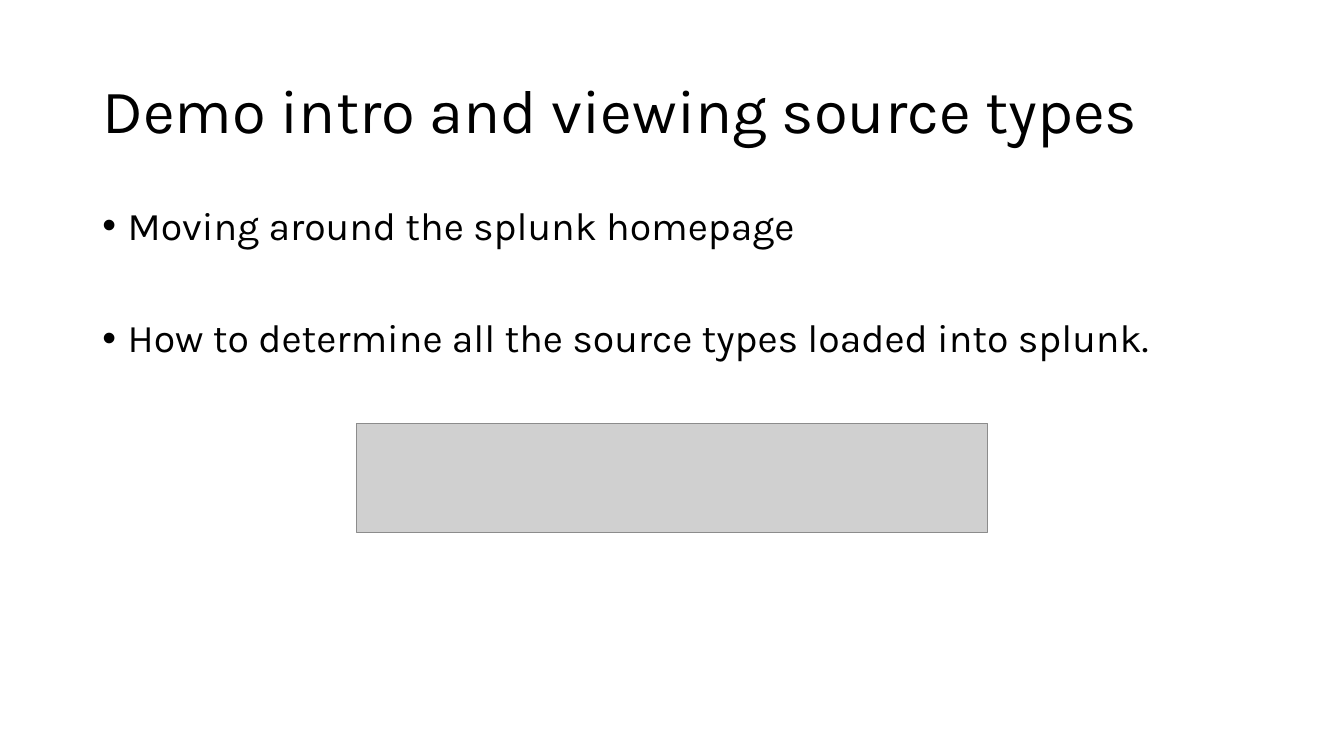
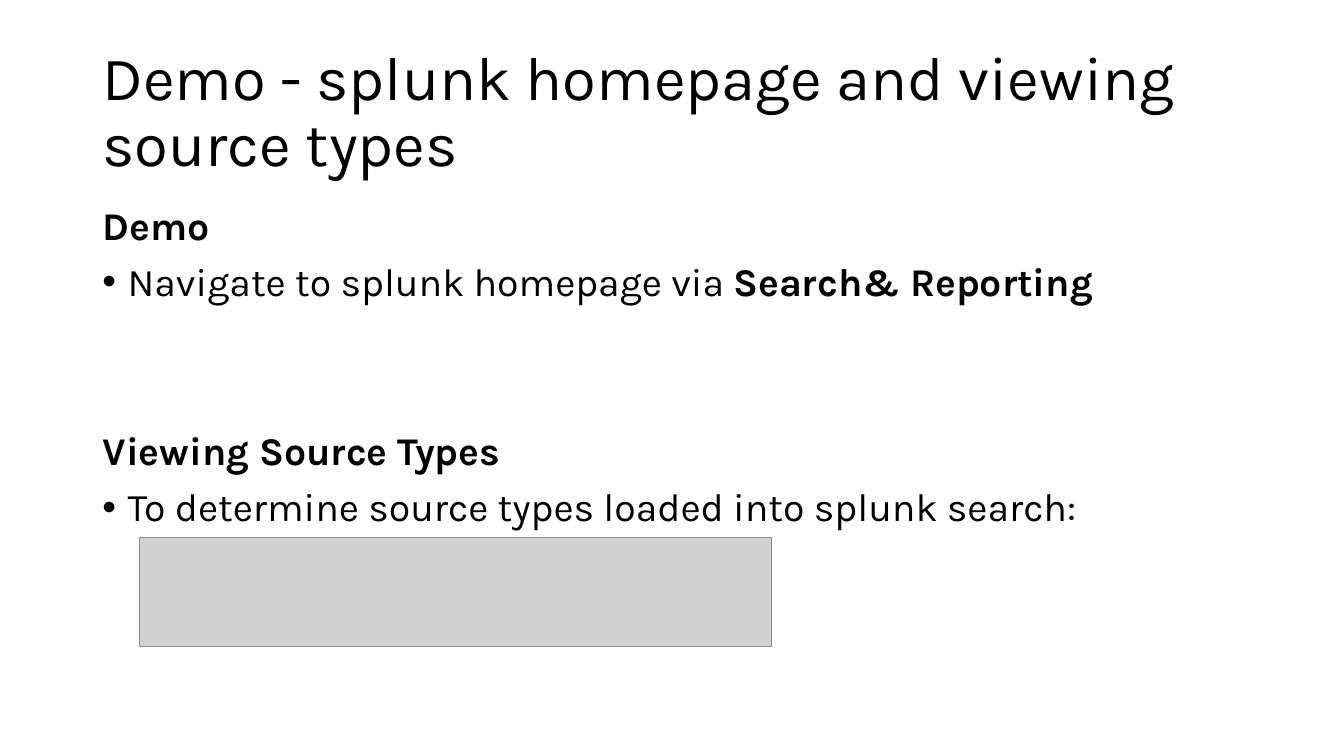
Before and after one commit to G1useppe/65sch00l, a slide deck: slide 4 of host/Splunk/Training Cell - Conversion course - Splunk.pptx. Drawn at 1344x756 pixels with LibreOffice and Linux fonts; fonts in the diff are those of the drawing; grey boxes stand for pictures. Boxes give left, top, right and bottom in pixels: in the first picture for what was removed or moved away, otherwise in the second. Text is boxed around its words. In the diff, an @@ line names an element or a change of style, - is before the commit and + after.

```diff
--- a/host/Splunk/Training Cell - Conversion course - Splunk.pptx
+++ b/host/Splunk/Training Cell - Conversion course - Splunk.pptx
@@ title at (102,57,1175,181): text changed @@
-Demo intro and viewing source types
+Demo - splunk homepage and viewing source types
@@ text at (102,214,1093,531): text changed @@
-• Moving around the splunk homepage
-• How to determine all the source types loaded into splunk.
+Demo
+• Navigate to splunk homepage via Search& Reporting
+Viewing Source Types
+• To determine source types loaded into splunk search:
@@ picture: place and size @@
-picture at (356,423,988,532)
+picture at (140,537,772,646)
```
Also in this commit, not shown: 8 other slides changed, 9 slides removed, 2 other files.
